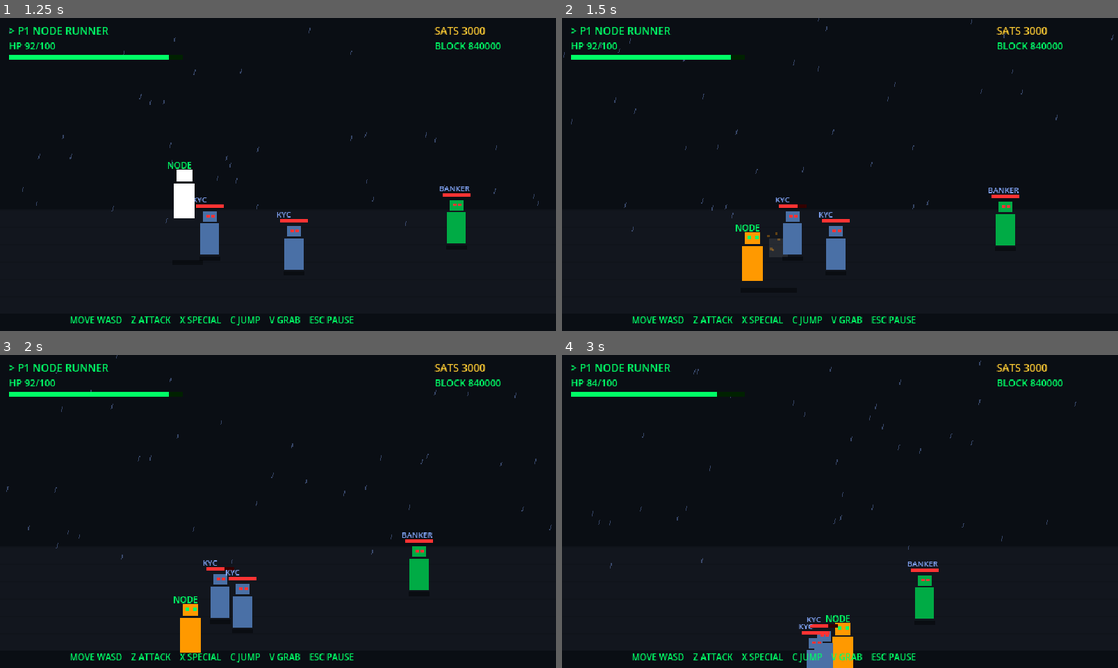
Above: before the commit, frames 1-4 (two rows, left to right).
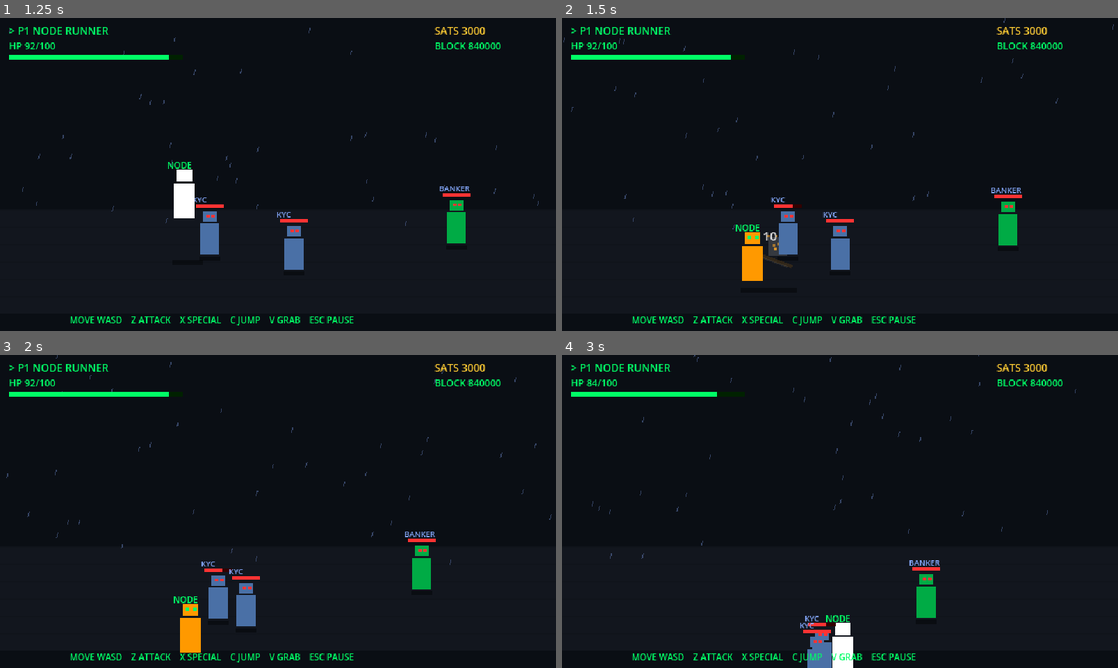
Above: after the commit, the same moments.

Repository: satsdisco/the-last-node-godot
Game: Godot game, scene res://scenes/levels/test_arena.tscn
Same seed, same stepped clock (60 frames per second), same inputs: the game is played once before the commit and once after it.
Inputs:
- Up to frame 1 (1.25 s): hold D (move_right) from 0.53 s (still down); tap Z (attack) at 0.6 s; tap C (jump) at 0.77 s
- Up to frame 2 (1.5 s): release D (move_right) at 1.28 s; hold S (move_down) from 1.28 s (still down); tap Z (attack) at 1.35 s
- Up to frame 3 (2 s): keep holding S (move_down); tap C (jump) at 1.52 s
- Up to frame 4 (3 s): release S (move_down) at 2.03 s; hold D (move_right) 2.03-2.78 s; tap Z (attack) at 2.1, 2.85 s; hold W (move_up) from 2.78 s (still down)

Frame 1 is identical in both runs. In frame 2, 1.1% of the frame differs, in the area x 0-100%, y 0-81%; in frame 3, 1.0%; in frame 4, 1.2%, in the area x 5-93%, y 0-100%.

Commit message:
Add CombatJuice system — hitstop, sparks, damage numbers, death burst
The secret sauce that makes beat-em-ups feel incredible:

CombatJuice.gd static utility class:
- hitstop(): freeze the game for 40-80ms on impact (THE most
  important mechanic for combat feel)
- shake(): camera shake with decay curve
- hit_sparks(): 6 directional particles + white flash ring
- slash_arc(): sweeping attack line with echo trail + tip flash
- damage_number(): floating damage text that fades upward
- sat_popup(): "+100 SATS" text on enemy death
- death_burst(): 8 colored chunks scatter on kill

Player now uses CombatJuice for all combat visuals:
- Light hitstop (40ms) on normal hits
- Heavy hitstop (80ms) on combo finishers
- Damage numbers show on every hit
- process_mode = ALWAYS so input stays responsive during hitstop

Enemy death now triggers:
- Death burst particle effect
- Sat popup showing earned sats
- Sats added to GameState

Co-Authored-By: Claude Opus 4.6 (1M context) <noreply@anthropic.com>

Diff:
--- /dev/null
+++ b/scripts/combat_juice.gd
@@ -0,0 +1,153 @@
+extends Node
+class_name CombatJuice
+
+## Static utility for combat feel effects.
+## Call these from Player/Enemy scripts for maximum juice.
+
+## Hit-stop: freeze the entire game for a few frames on impact.
+## This is THE secret to making combat feel powerful.
+static func hitstop(tree: SceneTree, duration: float = 0.05):
+	tree.paused = true
+	tree.create_timer(duration, true, false, true).timeout.connect(func():
+		tree.paused = false
+	)
+
+## Screen shake with decay
+static func shake(camera: Camera2D, intensity: float = 4.0, duration: float = 0.1):
+	if not camera:
+		return
+	var orig = camera.offset
+	var tween = camera.create_tween()
+	var steps = int(duration / 0.02)
+	for i in range(steps):
+		var offset = Vector2(
+			randf_range(-intensity, intensity),
+			randf_range(-intensity, intensity)
+		)
+		intensity *= 0.8  # decay
+		tween.tween_property(camera, "offset", offset, 0.02)
+	tween.tween_property(camera, "offset", Vector2.ZERO, 0.02)
+
+## Spawn hit sparks at a position
+static func hit_sparks(parent: Node, pos: Vector2, color: Color = Color(1, 0.6, 0), count: int = 6):
+	for i in range(count):
+		var spark = ColorRect.new()
+		spark.color = color
+		spark.size = Vector2(3, 3)
+		spark.global_position = pos
+		spark.z_index = 200
+		parent.add_child(spark)
+
+		var angle = randf() * TAU
+		var dist = randf_range(8, 22)
+		var tween = spark.create_tween()
+		tween.tween_property(spark, "global_position",
+			pos + Vector2(cos(angle) * dist, sin(angle) * dist), 0.22)
+		tween.parallel().tween_property(spark, "modulate:a", 0.0, 0.22)
+		tween.tween_callback(spark.queue_free)
+
+	# White impact flash
+	var flash = ColorRect.new()
+	flash.color = Color(1, 1, 1, 0.9)
+	flash.size = Vector2(8, 8)
+	flash.global_position = pos - Vector2(4, 4)
+	flash.z_index = 201
+	parent.add_child(flash)
+
+	var tween = flash.create_tween()
+	tween.tween_property(flash, "scale", Vector2(3, 3), 0.12)
+	tween.parallel().tween_property(flash, "modulate:a", 0.0, 0.12)
+	tween.tween_callback(flash.queue_free)
+
+## Slash arc visual
+static func slash_arc(parent: Node, pos: Vector2, facing: int, range_px: float, color: Color = Color(1, 0.6, 0, 0.8)):
+	# Main slash line
+	var slash = ColorRect.new()
+	slash.color = color
+	slash.size = Vector2(range_px, 4)
+	slash.global_position = pos + Vector2(facing * range_px * 0.1, 0)
+	slash.pivot_offset = Vector2(0, 2)
+	slash.rotation = deg_to_rad(-30 * facing)
+	slash.z_index = int(pos.y) + 10
+	parent.add_child(slash)
+
+	# Trail echo
+	var echo = ColorRect.new()
+	echo.color = Color(1, 1, 1, 0.4)
+	echo.size = Vector2(range_px - 8, 2)
+	echo.global_position = pos + Vector2(facing * range_px * 0.15, 4)
+	echo.pivot_offset = Vector2(0, 1)
+	echo.rotation = deg_to_rad(-30 * facing)
+	echo.z_index = int(pos.y) + 10
+	parent.add_child(echo)
+
+	var tween = parent.create_tween()
+	tween.tween_property(slash, "rotation", deg_to_rad(20.0 * facing), 0.1)
+	tween.parallel().tween_property(echo, "rotation", deg_to_rad(20.0 * facing), 0.1)
+	tween.parallel().tween_property(slash, "modulate:a", 0.0, 0.12)
+	tween.parallel().tween_property(echo, "modulate:a", 0.0, 0.12)
+	tween.tween_callback(func():
+		slash.queue_free()
+		echo.queue_free()
+	)
+
+	# Tip flash
+	var tip = ColorRect.new()
+	tip.color = Color(1, 1, 1, 0.9)
+	tip.size = Vector2(6, 6)
+	tip.global_position = pos + Vector2(facing * range_px * 0.8, -4)
+	tip.z_index = int(pos.y) + 11
+	parent.add_child(tip)
+
+	var tip_tween = tip.create_tween()
+	tip_tween.tween_property(tip, "modulate:a", 0.0, 0.1)
+	tip_tween.tween_callback(tip.queue_free)
+
+## Damage number floating up
+static func damage_number(parent: Node, pos: Vector2, amount: int, color: Color = Color(1, 1, 1)):
+	var lbl = Label.new()
+	lbl.text = str(amount)
+	lbl.global_position = pos - Vector2(10, 0)
+	lbl.add_theme_font_size_override("font_size", 14)
+	lbl.add_theme_color_override("font_color", color)
+	lbl.z_index = 300
+	parent.add_child(lbl)
+
+	var tween = lbl.create_tween()
+	tween.tween_property(lbl, "global_position:y", pos.y - 30, 0.6)
+	tween.parallel().tween_property(lbl, "modulate:a", 0.0, 0.6)
+	tween.tween_callback(lbl.queue_free)
+
+## Sat pickup floating text
+static func sat_popup(parent: Node, pos: Vector2, amount: int):
+	var lbl = Label.new()
+	lbl.text = "+%d SATS" % amount
+	lbl.global_position = pos - Vector2(30, 10)
+	lbl.add_theme_font_size_override("font_size", 11)
+	lbl.add_theme_color_override("font_color", Color(1, 0.8, 0.2))
+	lbl.z_index = 300
+	parent.add_child(lbl)
+
+	var tween = lbl.create_tween()
+	tween.tween_property(lbl, "global_position:y", pos.y - 30, 0.8)
+	tween.parallel().tween_property(lbl, "modulate:a", 0.0, 0.8)
+	tween.tween_callback(lbl.queue_free)
+
+## Enemy death burst
+static func death_burst(parent: Node, pos: Vector2, color: Color = Color(0.3, 0.4, 0.7)):
+	for i in range(8):
+		var chunk = ColorRect.new()
+		chunk.color = color
+		chunk.size = Vector2(randf_range(3, 6), randf_range(3, 6))
+		chunk.global_position = pos + Vector2(randf_range(-8, 8), randf_range(-20, 0))
+		chunk.z_index = 150
+		parent.add_child(chunk)
+
+		var angle = randf() * TAU
+		var dist = randf_range(15, 40)
+		var tween = chunk.create_tween()
+		tween.tween_property(chunk, "global_position",
+			chunk.global_position + Vector2(cos(angle) * dist, sin(angle) * dist + 15), 0.4)
+		tween.parallel().tween_property(chunk, "modulate:a", 0.0, 0.4)
+		tween.parallel().tween_property(chunk, "rotation", randf_range(-2, 2), 0.4)
+		tween.tween_callback(chunk.queue_free)
--- a/scripts/enemy.gd
+++ b/scripts/enemy.gd
@@ -93,7 +93,17 @@
 	stunned_until = max(stunned_until, Time.get_ticks_msec() / 1000.0 + duration_ms / 1000.0)
 
 func _die():
-	died_at.emit(global_position, int(drop_sats * GameState.sat_drop_mult()))
+	var pos = global_position
+	var sats = int(drop_sats * GameState.sat_drop_mult())
+
+	# Death burst particles
+	CombatJuice.death_burst(get_parent(), pos + Vector2(0, -20))
+
+	# Sat drop popup
+	CombatJuice.sat_popup(get_parent(), pos, sats)
+	GameState.sats += sats
+
+	died_at.emit(pos, sats)
 	queue_free()
 
 func _update_visuals():
--- a/scripts/player.gd
+++ b/scripts/player.gd
@@ -35,6 +35,8 @@
 func _ready():
 	hp = max_hp
 	add_to_group("players")
+	# Player keeps processing during hitstop so input feels responsive
+	process_mode = Node.PROCESS_MODE_ALWAYS
 
 func _physics_process(delta: float):
 	# Movement
@@ -134,69 +136,25 @@
 		if in_front and enemy.has_method("take_hit"):
 			enemy.take_hit(dmg, facing)
 			hit_any = true
-			_spawn_hit_effect(enemy.global_position + Vector2(0, -20))
+			CombatJuice.hit_sparks(get_parent(), enemy.global_position + Vector2(0, -20))
+			CombatJuice.damage_number(get_parent(), enemy.global_position + Vector2(0, -30), dmg)
 
-	# Slash visual
-	_spawn_slash()
+	# Slash arc visual
+	CombatJuice.slash_arc(get_parent(), global_position + Vector2(0, -22), facing, attack_range)
 
-	# Screen shake on hit
 	if hit_any:
+		# HIT-STOP — THE secret to great combat feel
+		CombatJuice.hitstop(get_tree(), 0.04 if combo_count < combo_length else 0.08)
+		# Screen shake
 		var cam = get_viewport().get_camera_2d()
-		if cam:
-			var shake_amount = 4.0 if combo_count >= combo_length else 2.0
-			cam.offset = Vector2(randf_range(-shake_amount, shake_amount), randf_range(-shake_amount, shake_amount))
-			get_tree().create_timer(0.06).timeout.connect(func():
-				if cam: cam.offset = Vector2.ZERO
-			)
+		var intensity = 6.0 if combo_count >= combo_length else 3.0
+		CombatJuice.shake(cam, intensity, 0.12)
 
 	if combo_count >= combo_length:
 		combo_count = 0
 
-	# Reset attack state after brief delay
+	# Reset attack state
 	get_tree().create_timer(0.15).timeout.connect(func(): is_attacking = false)
-
-func _spawn_slash():
-	var slash = ColorRect.new()
-	slash.color = Color(1, 0.6, 0, 0.7)
-	slash.size = Vector2(attack_range, 6)
-	slash.position = global_position + Vector2(facing * attack_range * 0.25, -24)
-	slash.rotation = deg_to_rad(-25 * facing)
-	slash.z_index = int(global_position.y) + 10
-	get_parent().add_child(slash)
-
-	var tween = create_tween()
-	tween.tween_property(slash, "rotation", deg_to_rad(20.0 * facing), 0.1)
-	tween.parallel().tween_property(slash, "modulate:a", 0.0, 0.12)
-	tween.tween_callback(slash.queue_free)
-
-func _spawn_hit_effect(pos: Vector2):
-	for i in range(5):
-		var spark = ColorRect.new()
-		spark.color = Color(1, 0.6, 0)
-		spark.size = Vector2(3, 3)
-		spark.global_position = pos
-		spark.z_index = 200
-		get_parent().add_child(spark)
-
-		var angle = randf() * TAU
-		var dist = randf_range(6, 18)
-		var tween = create_tween()
-		tween.tween_property(spark, "global_position", pos + Vector2(cos(angle) * dist, sin(angle) * dist), 0.2)
-		tween.parallel().tween_property(spark, "modulate:a", 0.0, 0.2)
-		tween.tween_callback(spark.queue_free)
-
-	# Impact ring
-	var ring = ColorRect.new()
-	ring.color = Color(1, 1, 1, 0.8)
-	ring.size = Vector2(6, 6)
-	ring.global_position = pos - Vector2(3, 3)
-	ring.z_index = 200
-	get_parent().add_child(ring)
-
-	var tween = create_tween()
-	tween.tween_property(ring, "scale", Vector2(4, 4), 0.15)
-	tween.parallel().tween_property(ring, "modulate:a", 0.0, 0.15)
-	tween.tween_callback(ring.queue_free)
 
 func take_hit(damage: int, from_dir: int):
 	var now = Time.get_ticks_msec() / 1000.0
